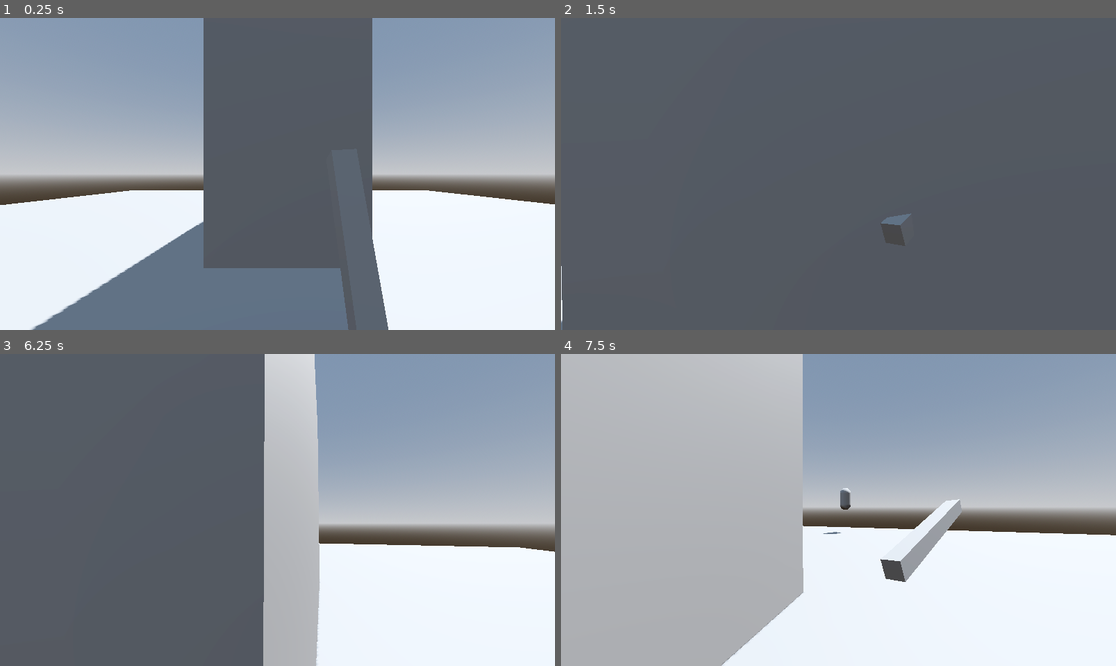
Above: before the commit, frames 1-4 (two rows, left to right).
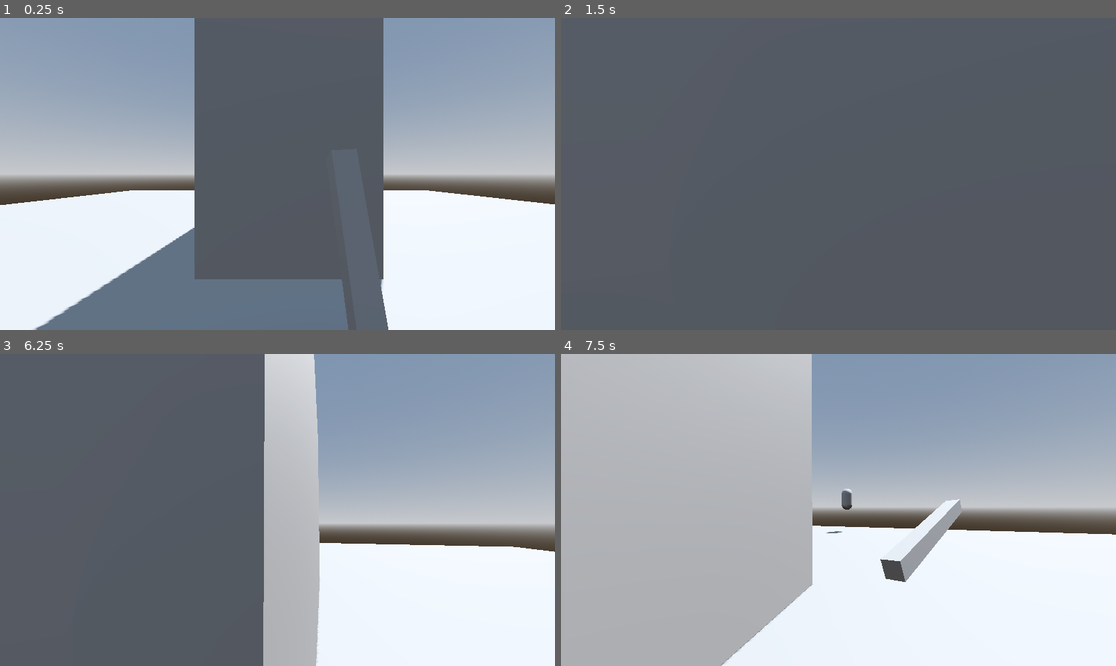
Above: after the commit, the same moments.

Repository: pobertt/Bigmode-Game-Jam-2025
Game: Godot game, scene res://Enemy/enemy_test_world.tscn
The game is run twice, just before and just after one commit, with the same random seed, the same clock (stepped at 60 frames per second) and the same inputs. This scene is started directly instead of the project's main scene.
Inputs (mouse positions are in pixels of both pictures, inside the frame that each line leads up to):
- Up to frame 1 (0.25 s): no input
- Up to frame 2 (1.5 s): tap Enter (ui_accept) at 0.5, 0.77 s; move the mouse to (866, 174) at 0.52 s; hold W (forward) from 0.53 s (still down); click (866, 174) at 0.6 s; move the mouse to (810, 174) at 1.27 s; click (810, 174) at 1.35 s
- Up to frame 3 (6.25 s): tap Enter (ui_accept) at 1.52, 2, 2.75, 3.02, 3.5, 3.77, 4.52, 5.75, 6.02 s; move the mouse to (288, 503) at 2.02 s; click (288, 503) at 2.1 s; move the mouse to (271, 516) at 2.77 s; click (271, 516) at 2.85 s; move the mouse to (316, 513) at 3.52 s; click (316, 513) at 3.6 s; move the mouse to (233, 506) at 4.27 s; click (233, 506) at 4.35 s; move the mouse to (283, 510) at 5.02 s; click (283, 510) at 5.1 s; move the mouse to (255, 503) at 5.77 s; release W (forward) at 5.78 s; hold D (right) from 5.78 s (still down); click (255, 503) at 5.85 s
- Up to frame 4 (7.5 s): move the mouse to (866, 510) at 6.52 s; release D (right) at 6.53 s; hold W (forward) from 6.53 s (still down); click (866, 510) at 6.6 s; tap Enter (ui_accept) at 6.77 s; move the mouse to (810, 510) at 7.27 s; click (810, 510) at 7.35 s

The runs differ from the first frame. In frame 1, 4.1% of the frame differs, in the area x 5-70%, y 0-100%; in frame 2, 0.1%; in frame 3, less than 0.1%; in frame 4, 1.2%.

Commit message:
Proper player tracking and losing sight
need to add roaming

Diff:
--- a/bigmodegamejam2025/Enemy/enemy.gd
+++ b/bigmodegamejam2025/Enemy/enemy.gd
@@ -11,10 +11,6 @@
 const SPEED = 2.0
 const JUMP_VELOCITY = 4.5
 
-func _process(delta: float) -> void:
-	pass
-	#if AggroTimer.time_left > 0.0:
-	#	print("TimerActive")
 
 func _physics_process(delta: float) -> void:
 	# Add the gravity.
@@ -23,65 +19,84 @@
 	else:
 		velocity.y -= 2
 
+	#check next target position
 	var next_location = navref.get_next_path_position()
+	#get current position
 	var current_location = global_transform.origin
 	#normalise for consistent speed
 	var new_velocity = (next_location - current_location).normalized() * SPEED
 
+	#set velocity
 	velocity = new_velocity
 
 	#smoothly adjust velocity
-	#velocity = velocity.move_toward(new_velocity, 0.25)
+	velocity = velocity.move_toward(new_velocity, 0.25)
 
 	#apply motion
 	move_and_slide()
 
+#set next target position
 func target_position(target):
 	navref.target_position = target
-
-
-
 
 #every time the timer elapses
 func _on_vision_timer_timeout():
 	#check overlapping bodies
 	var overlaps = VisionRef.get_overlapping_bodies()
+	var foundplayer = false
 	if overlaps.size() > 0:
 		for overlap in overlaps:
 			#confirm its the player
 			if overlap.name == "Player":
+				#set playerref for following after lostsight
+				PlayerRef = overlap
+				foundplayer = true
 				#update raycast with player location
-				var playerposition = overlap.global_transform.origin
-				RayCast.look_at(playerposition, Vector3.UP)
-				RayCast.force_raycast_update()
-				PlayerRef = overlap
-				#if raycast is colliding
-				if RayCast.is_colliding():
-					#get collider
-					var collider = RayCast.get_collider()
-					#if colliding with player
-					if collider.name == "Player":
-						RayCast.debug_shape_custom_color = Color.RED
-						print("I see you")
-						#get looking at rotation so we can split it
-						var toplayerrotation = self.transform.looking_at(playerposition, Vector3.UP).basis.x
-						#set enemy rotation to look at player (only rotate on y)
-						rotation.y = toplayerrotation.z
-						#call target_position method on see player
-						target_position(collider.global_transform.origin)
-					#if not colliding with player
-					else:
-						RayCast.debug_shape_custom_color = Color.GREEN
-						print("I don't see you")
+				_TrackPlayerRaycast()
+	#if player wasn't found but still exists in memory
+	if PlayerRef != null and foundplayer == false:
+		#if no aggro yet, start timer and save last position
+		if AggroTimer.time_left == 0.0:
+			AggroTimer.start()
+			_GoTowardsPlayer()
+		else:
+			pass
+		print("StillFollowing")
 
 
-	if PlayerRef != null:
-		if PlayerRef.name == "Player":
-			if AggroTimer.time_left == 0.0:
+#manage enemy line of sight
+func _TrackPlayerRaycast():
+	RayCast.look_at(PlayerRef.global_transform.origin, Vector3.UP)
+	RayCast.force_raycast_update()
+	#check what the raycast is colliding with
+	if RayCast.is_colliding():
+		#get collider
+		var collider = RayCast.get_collider()
+		#if raycast can see player e.g. not hidden
+		if collider.name == "Player":
+			RayCast.debug_shape_custom_color = Color.RED
+			print("I see you")
+			#if aggro was kept but seen again
+			if AggroTimer.time_left != 0.0:
+				AggroTimer.stop()
+			_GoTowardsPlayer()
+		#if not colliding with player but still searching
+		elif collider.name != "Player" and PlayerRef != null:
+			if AggroTimer.time_left != 0.0:
+				pass
+			else:
+				#if no aggro yet, start timer and save last position
+				print("I lost you")
+				#start/restart timer for aggro
 				AggroTimer.start()
-			elif AggroTimer.time_left > 0.0:
-				target_position(PlayerRef.global_transform.origin)
-				print("StillFollowing")
+				_GoTowardsPlayer()
+			RayCast.debug_shape_custom_color = Color.GREEN
+
+func _GoTowardsPlayer():
+	var playerposition = PlayerRef.global_transform.origin
+	#we commence look at, but adjust it so the y-axis of the player is in line with the enemy
+	look_at(Vector3(playerposition.x, global_position.y, playerposition.z), Vector3.UP, true)
+	target_position(playerposition)
 
 
 func _on_aggro_timer_timeout() -> void:
--- a/bigmodegamejam2025/Enemy/enemy.tscn
+++ b/bigmodegamejam2025/Enemy/enemy.tscn
@@ -23,7 +23,7 @@
 skeleton = NodePath("../NavigationAgent3D")
 
 [node name="VisionArea" type="Area3D" parent="."]
-transform = Transform3D(-1, 0, 8.74228e-08, 0, 1, 0, -8.74228e-08, 0, -1, 0, 0, -0.967244)
+transform = Transform3D(-1, 0, 8.74228e-08, 0, 1, 0, -8.74228e-08, 0, -1, 0, 0, -0.944089)
 
 [node name="cone" parent="VisionArea" instance=ExtResource("2_0nyk1")]
 transform = Transform3D(5, 0, 0, 0, -2.18557e-07, -5, 0, 5, -2.18557e-07, 0, 0, -6.49206)
--- a/bigmodegamejam2025/Enemy/enemy_test_world.tscn
+++ b/bigmodegamejam2025/Enemy/enemy_test_world.tscn
@@ -18,8 +18,8 @@
 glow_enabled = true
 
 [sub_resource type="NavigationMesh" id="NavigationMesh_6qs6d"]
-vertices = PackedVector3Array(-9.5, -0.625023, -1.22145, -9.5, -0.625023, 17.7785, 9.5, -0.625023, 17.7785, 9.5, -0.625023, -1.22145)
-polygons = [PackedInt32Array(3, 2, 0), PackedInt32Array(0, 2, 1)]
+vertices = PackedVector3Array(-1.5, -0.844829, 5.27855, 0.249999, -0.844829, 5.02855, 0.249999, -0.844829, -1.22145, -9.5, -0.844829, 7.77855, -1.5, -0.844829, 7.77855, -9.5, -0.844829, -1.22145, 1.75, -0.844829, 5.27855, 1.75, -0.844829, 8.77855, 9.5, -0.844829, 9.02855, 9.5, -0.844829, -1.22145, -0.500001, 2.40517, 6.02855, -0.500001, 2.40517, 9.52855, 0.749999, 2.40517, 9.52855, 0.749999, 2.40517, 6.02855, -0.250001, -0.844829, 6.27855, -0.250001, -0.844829, 9.27855, 0.499999, -0.844829, 9.27855, 0.499999, -0.844829, 6.27855, 0.249999, -0.844829, 17.7785, 0.249999, -0.844829, 10.5286, -1.5, -0.844829, 10.2786, -9.5, -0.844829, 17.7785, 1.75, -0.844829, 10.2786, 9.5, -0.844829, 17.7785)
+polygons = [PackedInt32Array(2, 1, 0), PackedInt32Array(0, 4, 3), PackedInt32Array(2, 0, 5), PackedInt32Array(5, 0, 3), PackedInt32Array(6, 1, 2), PackedInt32Array(8, 7, 6), PackedInt32Array(2, 9, 6), PackedInt32Array(6, 9, 8), PackedInt32Array(13, 12, 10), PackedInt32Array(10, 12, 11), PackedInt32Array(17, 16, 14), PackedInt32Array(14, 16, 15), PackedInt32Array(20, 19, 18), PackedInt32Array(3, 4, 20), PackedInt32Array(18, 21, 20), PackedInt32Array(20, 21, 3), PackedInt32Array(19, 22, 18), PackedInt32Array(18, 22, 23), PackedInt32Array(23, 22, 8), PackedInt32Array(22, 7, 8)]
 
 [sub_resource type="PlaneMesh" id="PlaneMesh_nbksq"]
 size = Vector2(20, 20)
@@ -57,7 +57,7 @@
 [node name="CollisionShape3D" type="CollisionShape3D" parent="NavigationRegion3D/Floor/StaticBody3D"]
 shape = SubResource("ConcavePolygonShape3D_xamex")
 
-[node name="CSGBox3D" type="CSGBox3D" parent="."]
-transform = Transform3D(2.295, 0, 0, 0, 2.295, 0, 0, 0, 2.295, 0, 1.12502, 9.49593)
+[node name="CSGBox3D" type="CSGBox3D" parent="NavigationRegion3D"]
+transform = Transform3D(1, 0, 0, 0, 1, 0, 0, 0, 1, 0, -0.0948291, 7.87354)
 use_collision = true
-size = Vector3(2, 4, 4)
+size = Vector3(2, 4, 4.25732)
